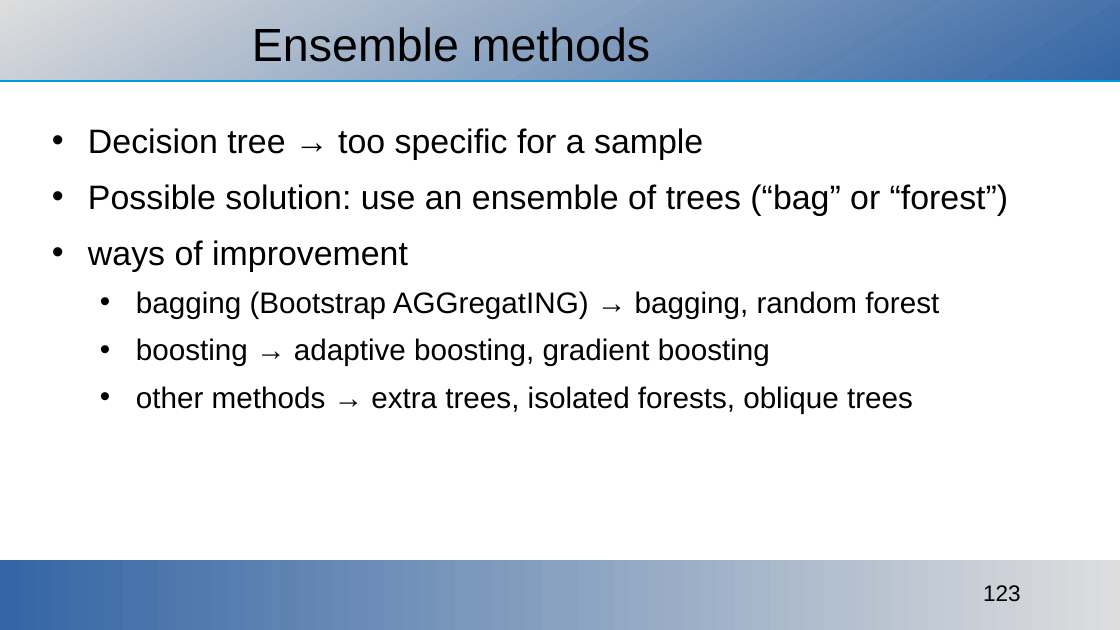
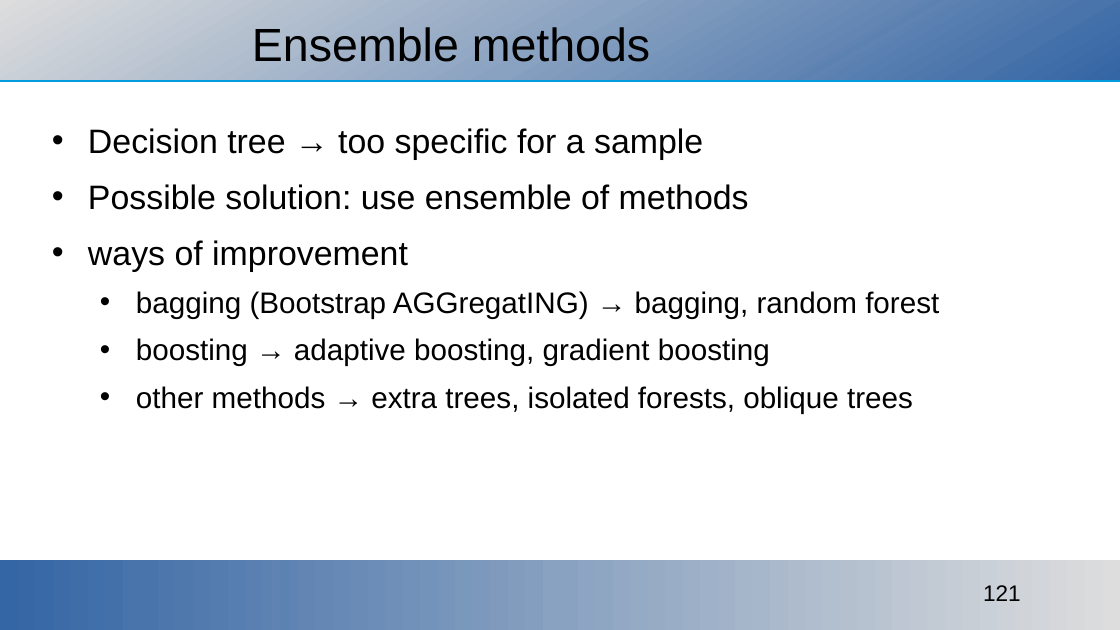
Before and after one commit to ajakovac/ML-in-Practice-I, a slide deck: slide 121 of ML in practice.odp (slide 123 before the commit). Drawn at 1120x630 pixels with LibreOffice and Linux fonts; fonts in the diff are those of the drawing; background and template pictures are left out. Boxes give left, top, right and bottom in pixels: in the first picture for what was removed or moved away, otherwise in the second. Text is boxed around its words. In the diff, an @@ line names an element or a change of style, - is before the commit and + after.

```diff
--- a/ML in practice.odp
+++ b/ML in practice.odp
@@ text at (x1=88, y1=184, x2=749, y2=210): text changed @@
-• Possible solution: use an ensemble of trees (“bag” or “forest”)
+• Possible solution: use ensemble of methods
@@ page number at (x1=983, y1=585, x2=1021, y2=601): text changed @@
-123
+121
```
Also in this commit, not shown: 1 other slide changed, 1 slide added, 2 slides removed, 13 other files.
